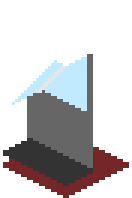
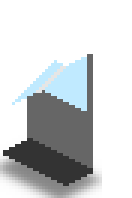
The second 132px x 198px image is a revision of the first. Changes to its layers:
added layer "Shadow copy" (60%) above "Bottom" over (x1=0, y1=147, x2=102, y2=198)
hid "Bottom" over (x1=3, y1=147, x2=129, y2=198)
